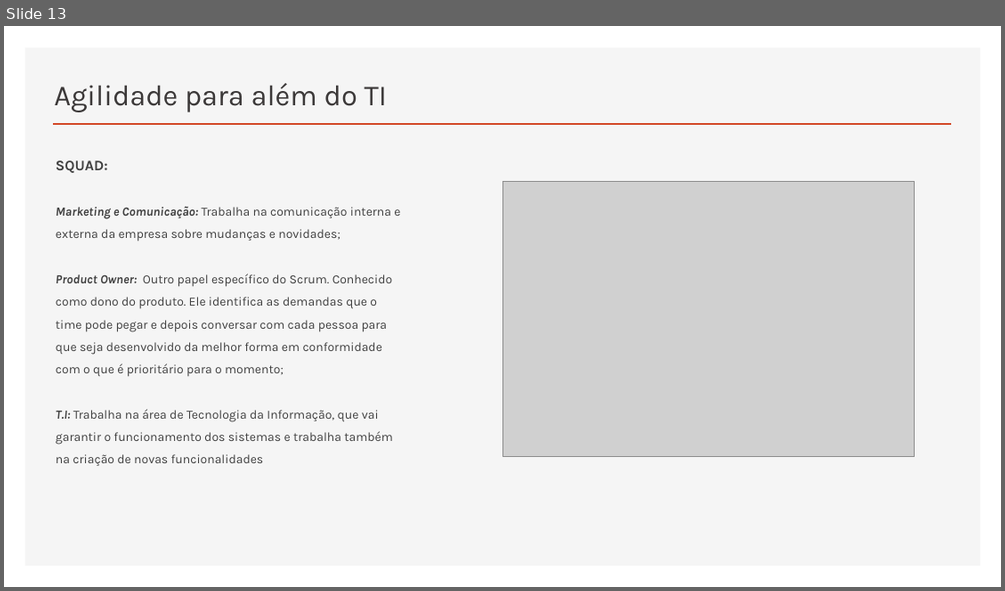
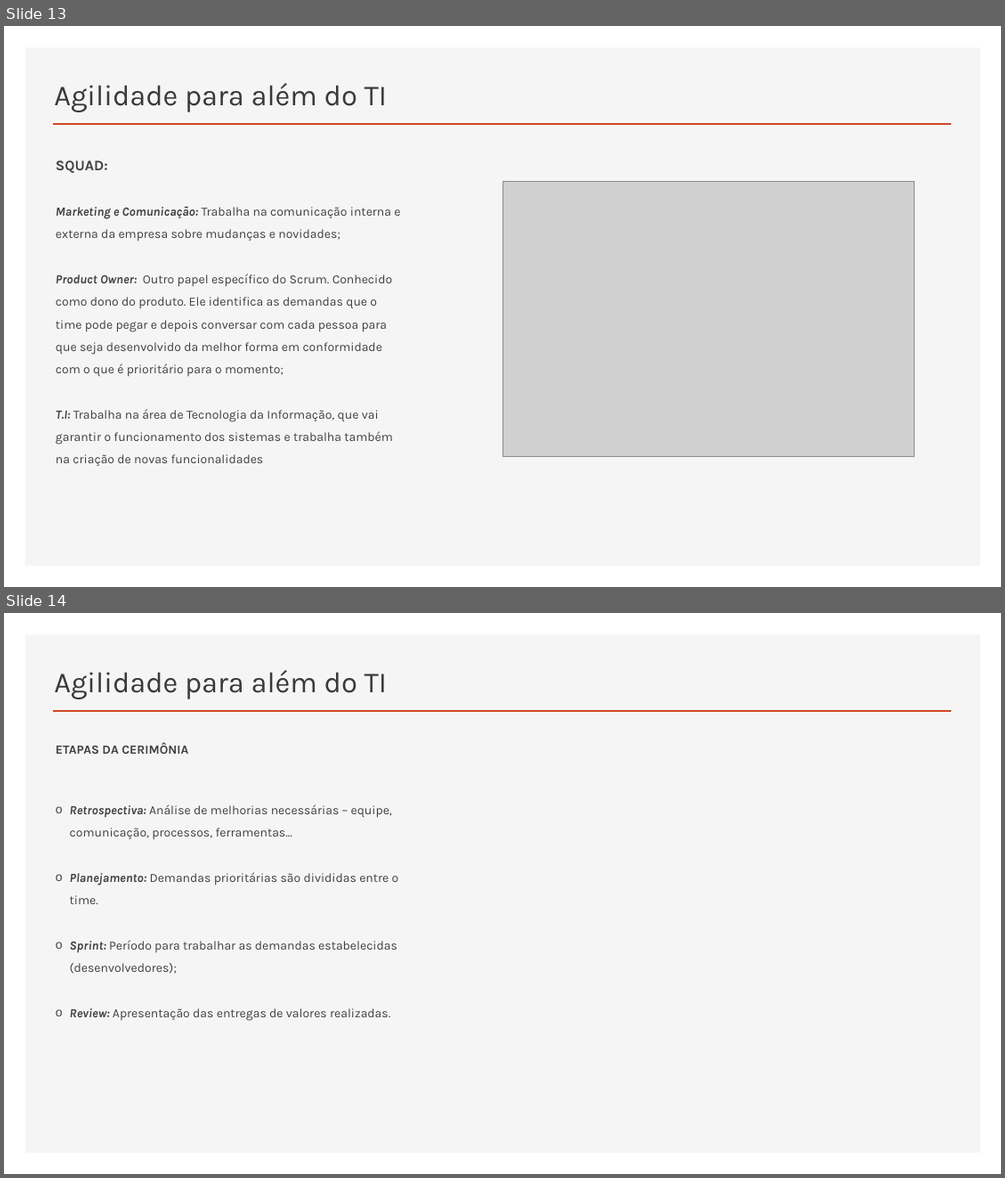
Before and after one commit to RaizaCirne/app-flex, a slide deck: Trilhas/[Business Agility T5 - ONE]/01..Agilidade-promovendo_a_transformacao_agil.pptx. Shown one above the other, each under a label of ours: slide 13 before the commit, slides 13 and 14 after it. The pictures are 1005x591 and 1005x1178 pixels, drawn with LibreOffice and Linux fonts; fonts in the diff are those of the drawing; grey boxes stand for pictures. Boxes give left, top, right and bottom in pixels: in the first picture for what was removed or moved away, otherwise in the second. Text is boxed around its words. In the diff, an @@ line names an element or a change of style, - is before the commit and + after.

```diff
--- a/Trilhas/[Business Agility T5 - ONE]/01..Agilidade-promovendo_a_transformacao_agil.pptx
+++ b/Trilhas/[Business Agility T5 - ONE]/01..Agilidade-promovendo_a_transformacao_agil.pptx
@@ slide 14 added at (x1=4, y1=613, x2=1001, y2=1174), background #FFFFFF; not listed: 2 template elements that a slide beside it also shows @@
@@ title added at (x1=54, y1=670, x2=387, y2=699), 28 pt, text #3B3838 @@
+Agilidade para além do TI
@@ text added at (x1=56, y1=742, x2=399, y2=1021), 12 pt, text #404040 @@
+ETAPAS DA CERIMÔNIA
+o Retrospectiva: Análise de melhorias necessárias – equipe, comunicação, processos, ferramentas...
+o Planejamento: Demandas prioritárias são divididas entre o time.
+o Sprint: Período para trabalhar as demandas estabelecidas (desenvolvedores);
+o Review: Apresentação das entregas de valores realizadas.
```
Also in this commit, not shown: 5 other slides added, 1 slide removed.
